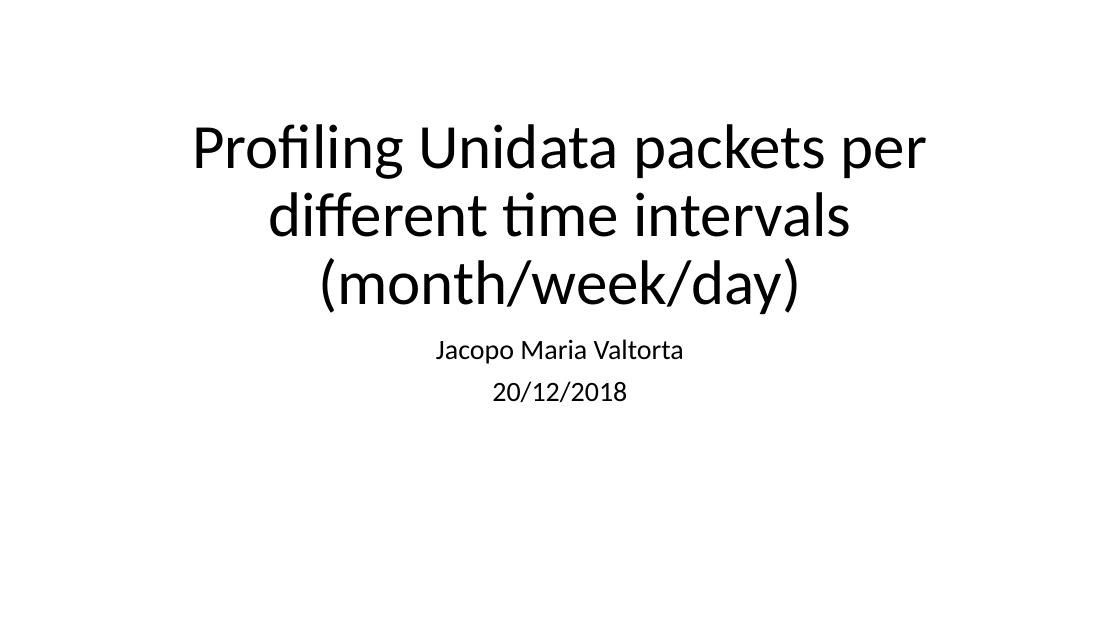
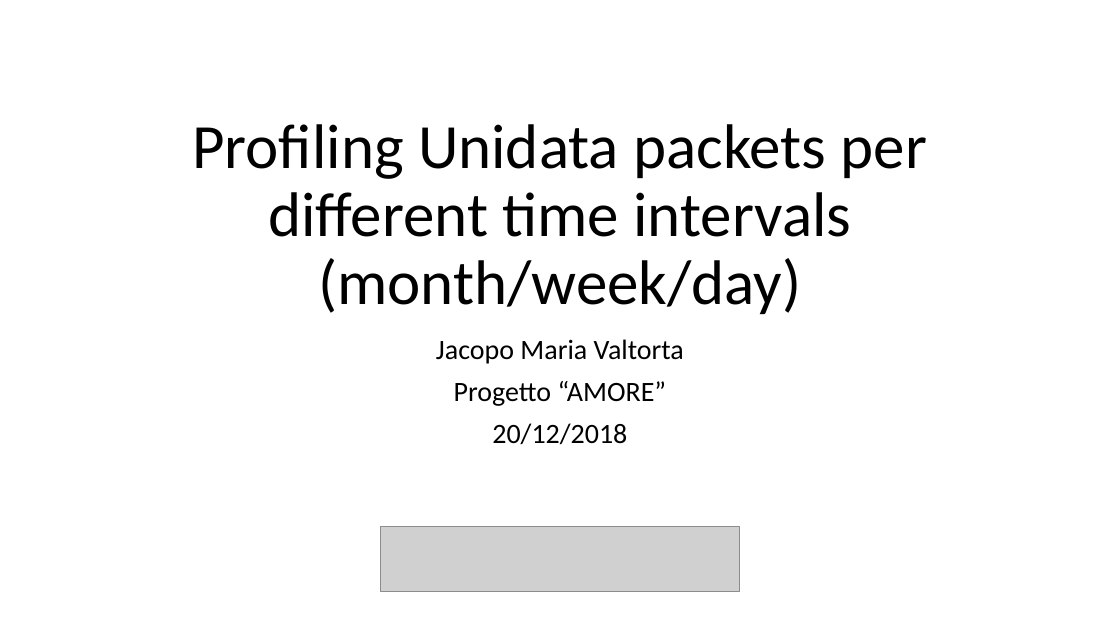
Before and after one commit to jacopomv/Unidata_analysis, a slide deck: slide 1 of OutGW2day-month-week.pptx. Drawn at 1120x630 pixels with LibreOffice and Linux fonts; fonts in the diff are those of the drawing; grey boxes stand for pictures. Boxes give left, top, right and bottom in pixels: in the first picture for what was removed or moved away, otherwise in the second. Text is boxed around its words. In the diff, an @@ line names an element or a change of style, - is before the commit and + after.

```diff
--- a/OutGW2day-month-week.pptx
+++ b/OutGW2day-month-week.pptx
@@ subtitle at bbox=[454, 381, 667, 406]: paragraph added @@
+Progetto “AMORE”
@@ picture added at bbox=[381, 527, 739, 591] @@
```
Also in this commit, not shown: 8 other slides changed, 43 other files.
